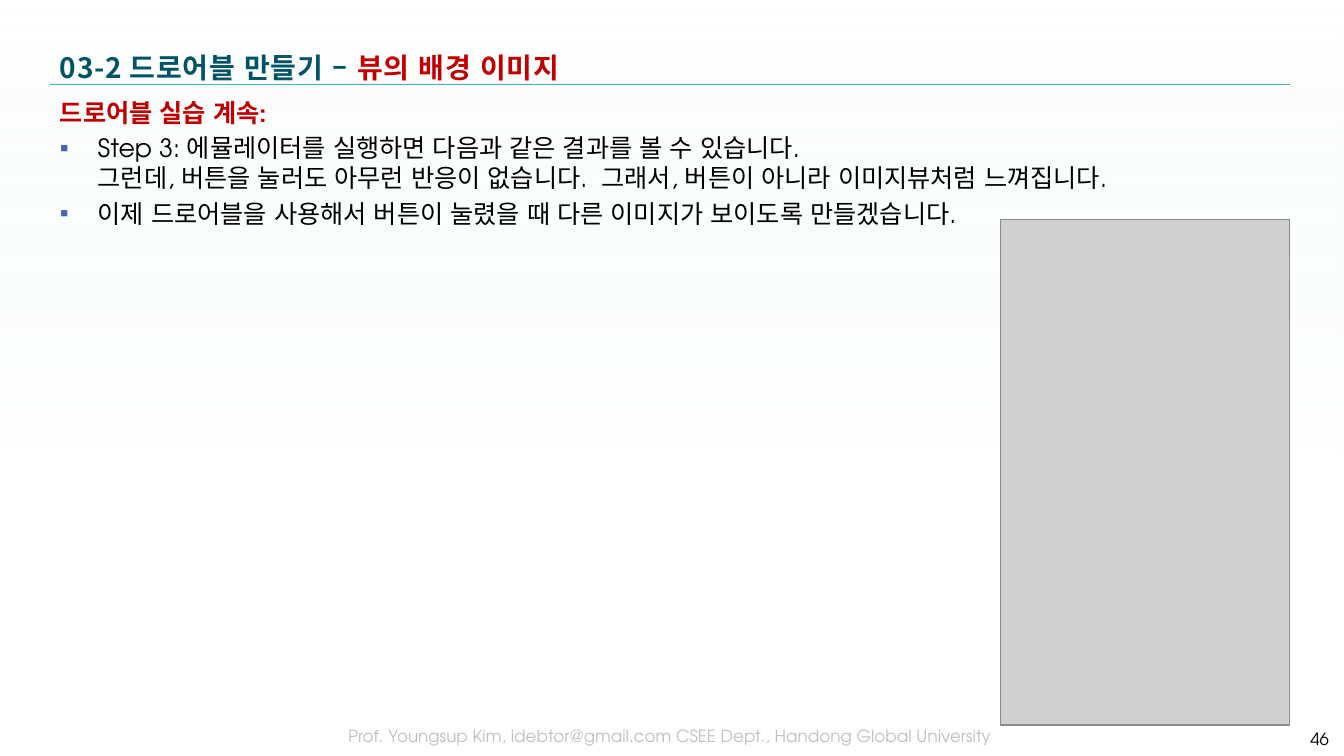
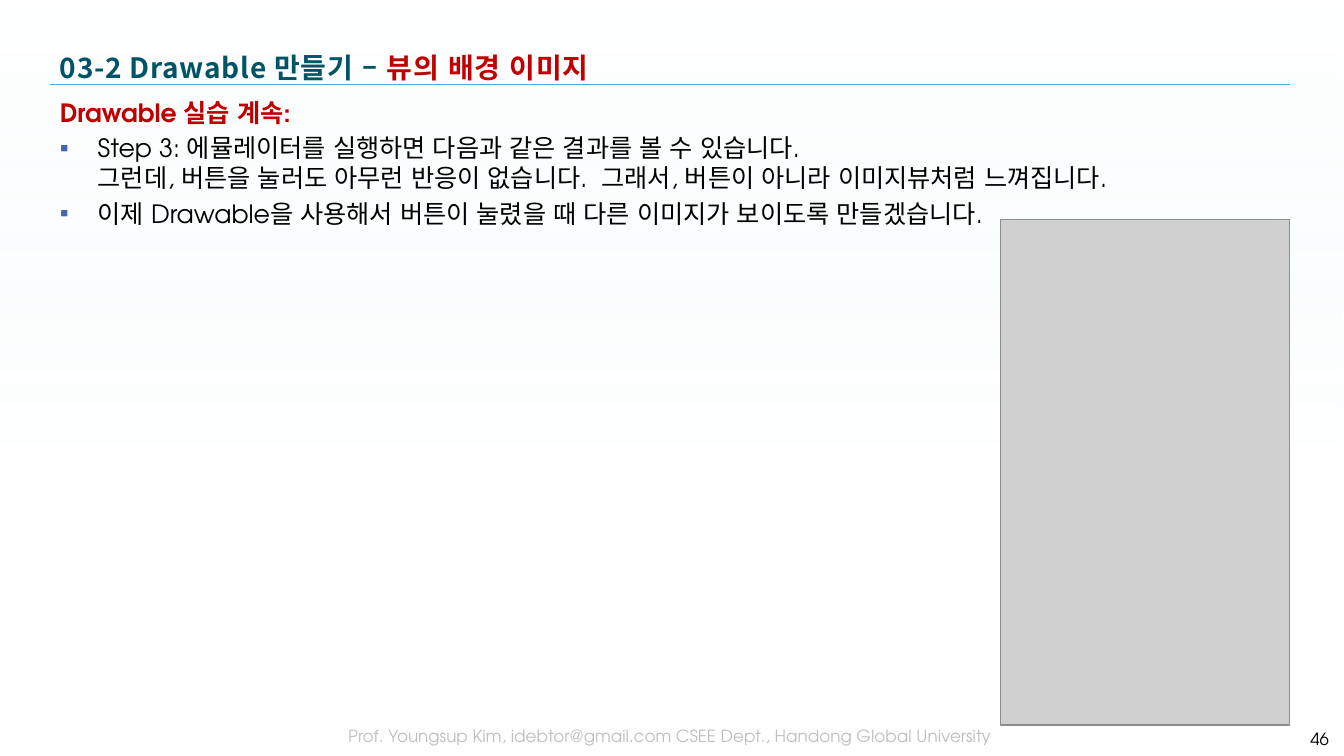
Before and after one commit to tae7841/HuStarAS, a slide deck: slide 46 of ppts/03Widget.pptx. Drawn at 1344x756 pixels with LibreOffice and Linux fonts; fonts in the diff are those of the drawing; grey boxes stand for pictures; background and template pictures are left out. Boxes give left, top, right and bottom in pixels: in the first picture for what was removed or moved away, otherwise in the second. Text is boxed around its words. In the diff, an @@ line names an element or a change of style, - is before the commit and + after.

```diff
--- a/ppts/03Widget.pptx
+++ b/ppts/03Widget.pptx
@@ title at (x1=60, y1=54, x2=589, y2=85): text changed @@
-03-2 드로어블 만들기 – 뷰의 배경 이미지
+03-2 Drawable 만들기 – 뷰의 배경 이미지
@@ text at (x1=60, y1=101, x2=290, y2=125): text changed @@
-드로어블 실습 계속:
+Drawable 실습 계속:
@@ text at (x1=98, y1=202, x2=983, y2=225): text changed @@
-▪ 이제 드로어블을 사용해서 버튼이 눌렸을 때 다른 이미지가 보이도록 만들겠습니다.
+▪ 이제 Drawable을 사용해서 버튼이 눌렸을 때 다른 이미지가 보이도록 만들겠습니다.
```
Also in this commit, not shown: 21 other slides changed, 3 slides added, 1 slide removed, 3 other files.
